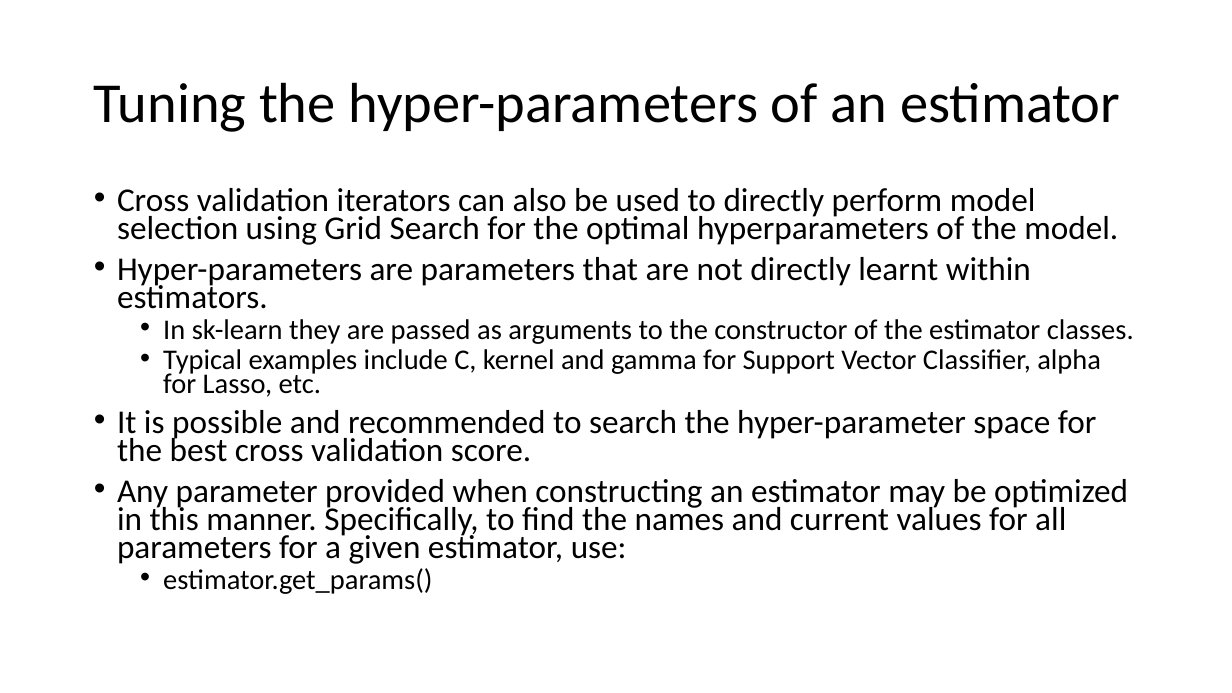
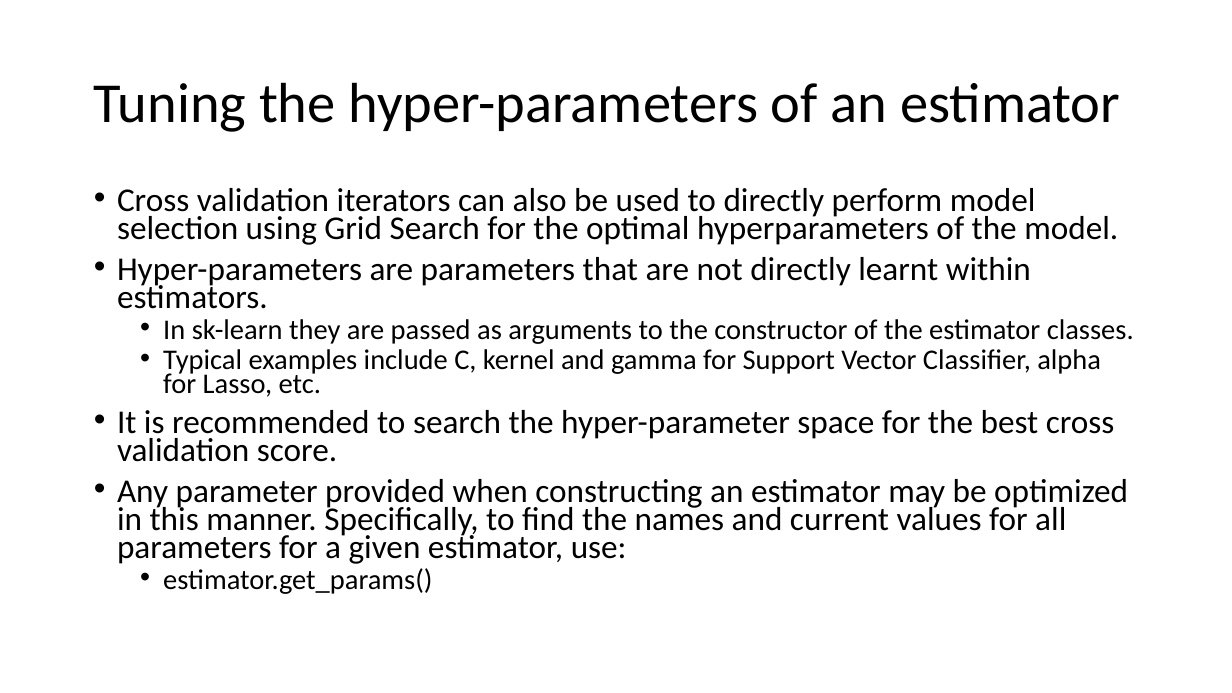
Before and after one commit to FranzGH/IoT_ML, a slide deck: slide 25 of Model selection.pptx. Drawn at 1232x693 pixels with LibreOffice and Linux fonts; fonts in the diff are those of the drawing. Boxes give left, top, right and bottom in pixels: in the first picture for what was removed or moved away, otherwise in the second. Text is boxed around its words. In the diff, an @@ line names an element or a change of style, - is before the commit and + after.

```diff
--- a/Model selection.pptx
+++ b/Model selection.pptx
@@ text at (117,410,1115,462): text changed @@
-• It is possible and recommended to search the hyper-parameter space for the best cross validation score.
+• It is recommended to search the hyper-parameter space for the best cross validation score.
```
Also in this commit, not shown: 11 other slides changed, 12 other files.
